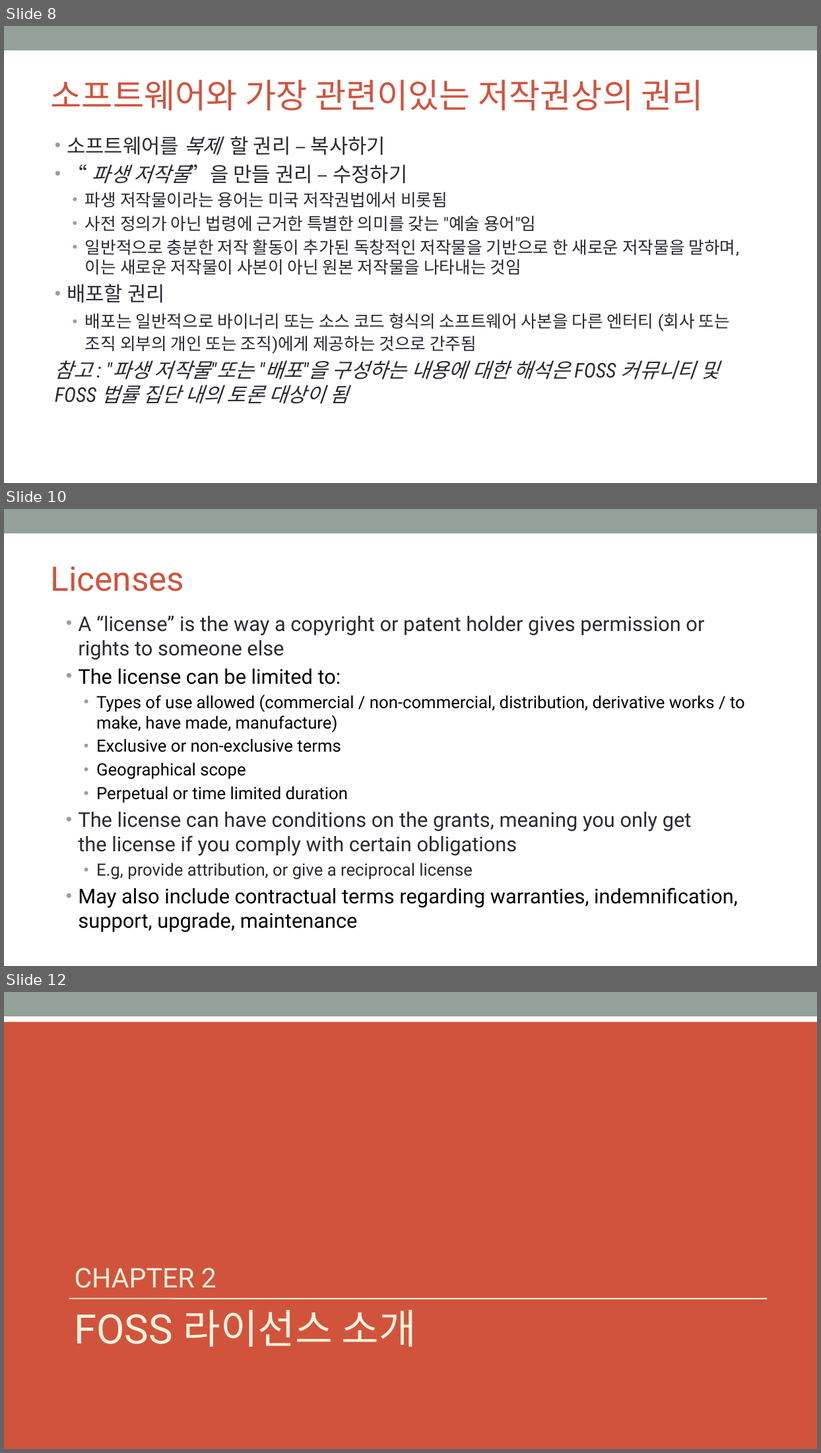
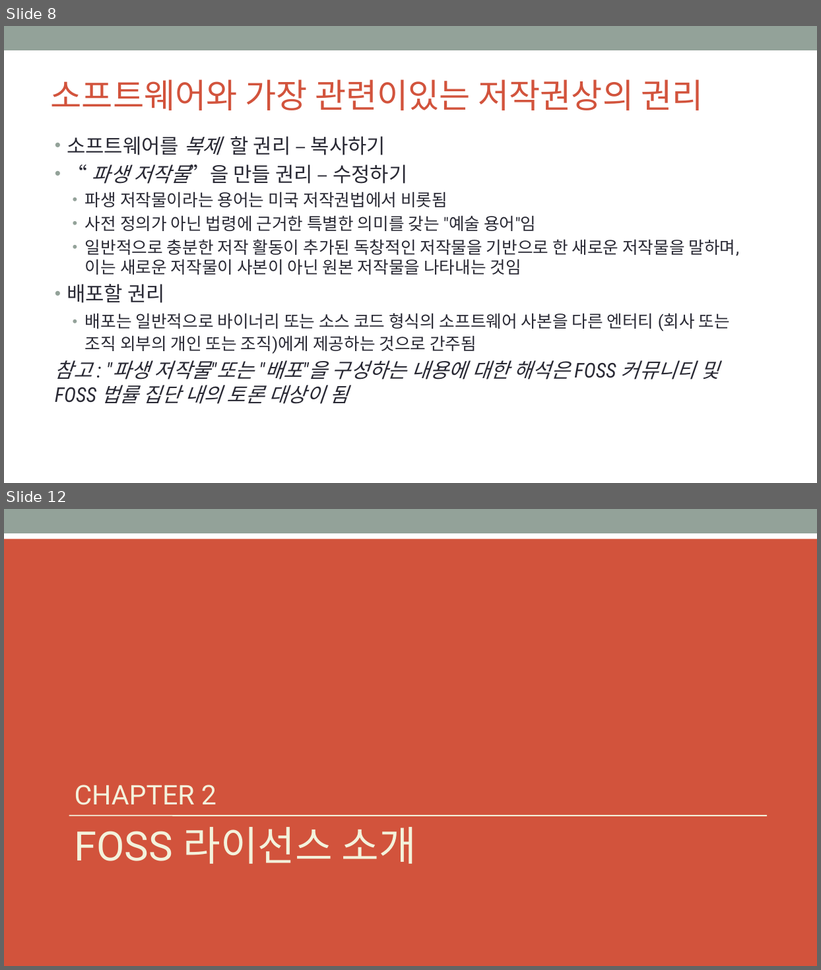
Before and after one commit to OpenChain-KWG/Curriculum-Translation-KR, a slide deck: target/slides/openchain-curriculum-for-1-1.pptx. Shown one above the other, each under a label of ours: slides 8, 10 and 12 before the commit, slides 8 and 12 after it; the slides between them are not shown. The pictures are 821x1453 and 821x970 pixels, drawn with LibreOffice and Linux fonts; fonts in the diff are those of the drawing; background and template pictures are left out. Boxes give left, top, right and bottom in pixels: in the first picture for what was removed or moved away, otherwise in the second. Text is boxed around its words. In the diff, an @@ line names an element or a change of style, - is before the commit and + after.

```diff
--- a/target/slides/openchain-curriculum-for-1-1.pptx
+++ b/target/slides/openchain-curriculum-for-1-1.pptx
@@ slide 10 removed at (4, 509, 817, 966), background #FFFFFF; not listed: 1 template element that a slide beside it also shows @@
@@ title removed at (51, 566, 185, 591) @@
-Licenses
@@ text removed at (78, 616, 745, 933) @@
-• A “license” is the way a copyright or patent holder gives permission or rights to someone else
-• The license can be limited to:
-  • Types of use allowed (commercial / non-commercial, distribution, derivative works / to make, have made, manufacture)
-  • Exclusive or non-exclusive terms
-  • Geographical scope
-  • Perpetual or time limited duration
-• The license can have conditions on the grants, meaning you only get
-  the license if you comply with certain obligations
-  • E.g, provide attribution, or give a reciprocal license
-• May also include contractual terms regarding warranties, indemnification, support, upgrade, maintenance
```
Also in this commit, not shown: 7 slides changed, 3 slides added, 2 other slides removed, 7 other files.
